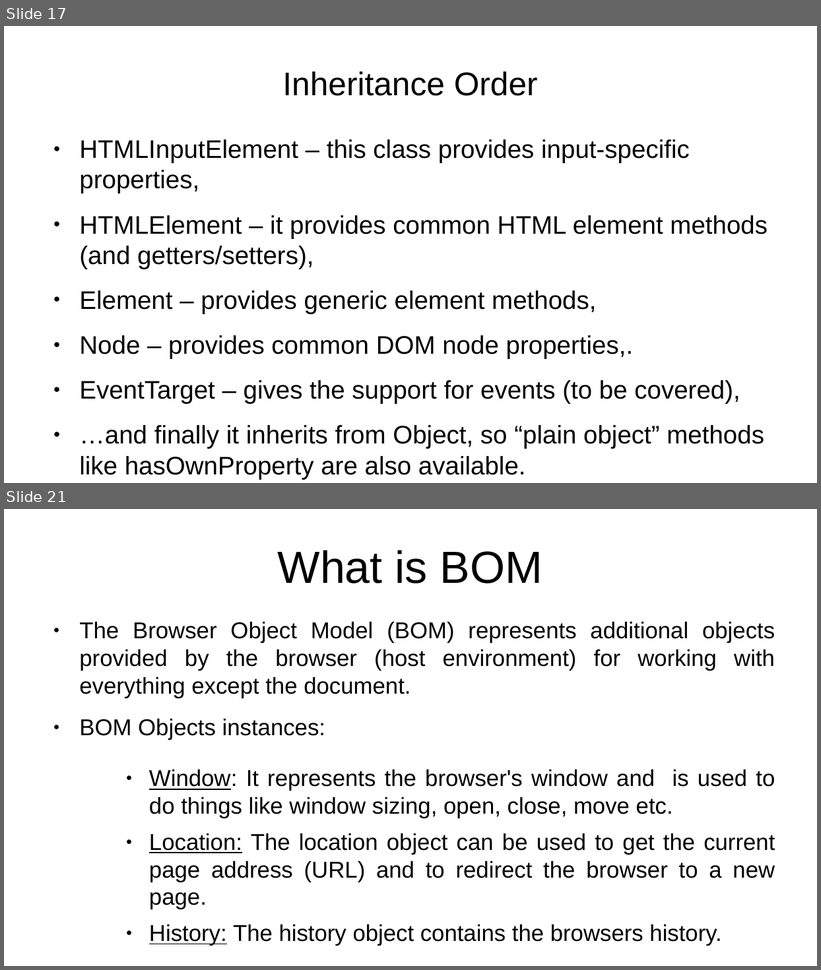
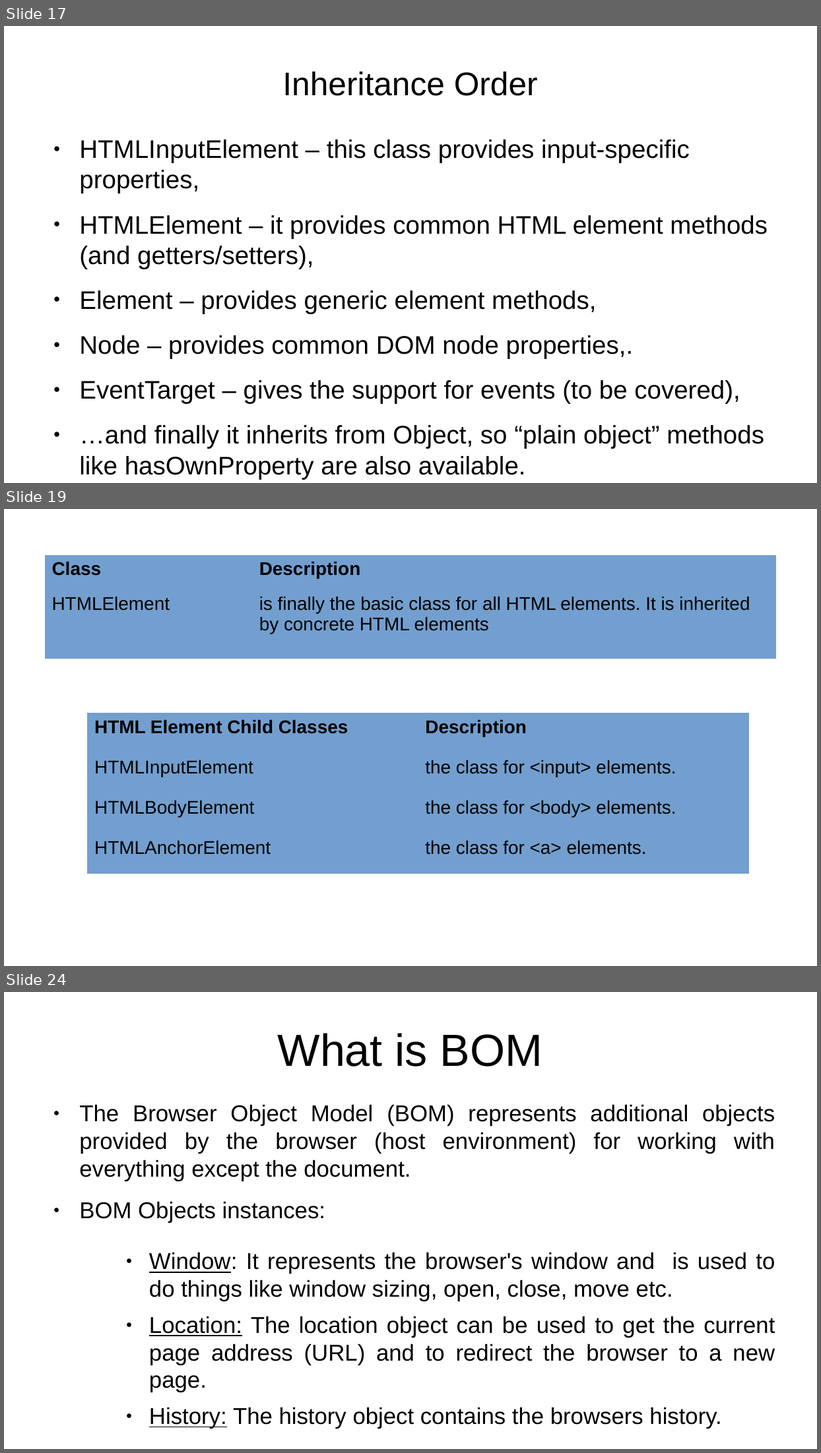
Before and after one commit to rajeshchauhan23102008/documents, a slide deck: src/courses/javascript/Javascript - No Theme.odp. Shown one above the other, each under a label of ours: slides 17 and 21 before the commit, slides 17, 19 and 24 after it; the slides between them are not shown. The pictures are 821x970 and 821x1453 pixels, drawn with LibreOffice and Linux fonts; fonts in the diff are those of the drawing. Boxes give left, top, right and bottom in pixels: in the first picture for what was removed or moved away, otherwise in the second. Text is boxed around its words. In the diff, an @@ line names an element or a change of style, - is before the commit and + after.

```diff
--- a/src/courses/javascript/Javascript - No Theme.odp
+++ b/src/courses/javascript/Javascript - No Theme.odp
@@ slide 19 added at (4,509,817,966), background #FFFFFF @@
@@ table added at (44,555,777,659), 2 rows, 2 columns @@
+Class | Description
+HTMLElement | is finally the basic class for all HTML elements. It is inherited by concrete HTML elements
@@ table added at (87,714,749,874), 4 rows, 2 columns @@
+HTML Element Child Classes | Description
+HTMLInputElement | the class for <input> elements.
+HTMLBodyElement | the class for <body> elements.
+HTMLAnchorElement | the class for <a> elements.
@@ what was slide 21 is now slide 24 @@
```
Also in this commit, not shown: 9 slides changed, 2 other slides added.
